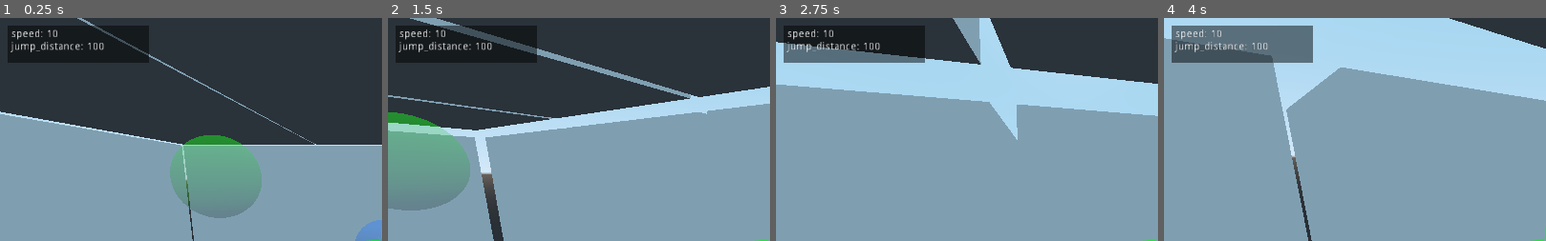
Above: before the commit, frames 1-4 (left to right).
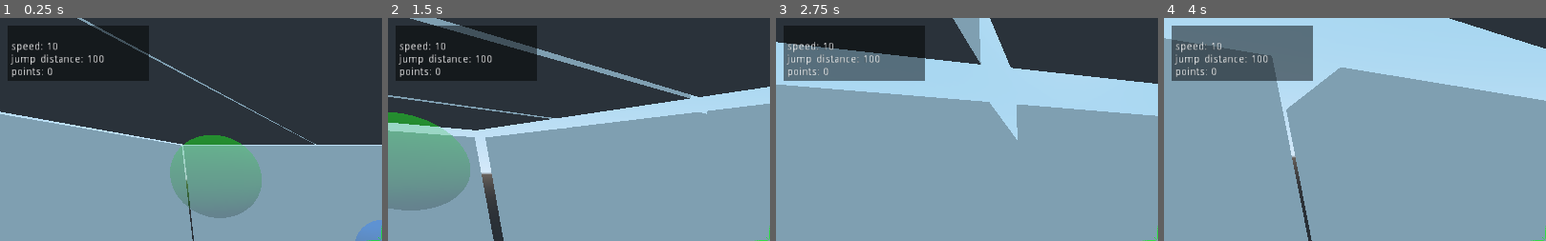
Above: after the commit, the same moments.

Repository: winston-yallow/leaps_and_bounds
Game: Godot game, scene res://levels/00_TestLevel.tscn
The game is run twice, just before and just after one commit, with the same random seed, the same clock (stepped at 60 frames per second) and the same inputs.
Inputs (mouse positions are % of the whole screen's width and height, from its top left):
- Up to frame 1 (0.25 s): no input
- Up to frame 2 (1.5 s): move the mouse to (55, 50) at 0.52 s; click (55, 50) at 0.77 s; move the mouse to (45, 50) at 1.27 s
- Up to frame 3 (2.75 s): click (45, 50) at 1.52 s; move the mouse to (52, 48) at 2.02 s
- Up to frame 4 (4 s): move the mouse to (49, 52) at 2.77 s; click (49, 52) at 3.02 s; move the mouse to (57, 51) at 3.52 s; click (57, 51) at 3.77 s
The pictures show only the part of the screen within x 0-50%, y 0-50%; the shares and areas given below are measured in that part.

The runs differ from the first frame. In frame 1, 3.9% of the frame differs, in the area x 2-39%, y 5-29%; in frame 2, 3.9%; in frame 3, 3.9%; in frame 4, 3.8%.

Commit message:
Display points in stats label

Diff:
--- a/game/player/Player.gd
+++ b/game/player/Player.gd
@@ -23,6 +23,12 @@
 )
 var jump_speed: float
 
+var stats_template := """
+speed: {speed}
+jump_distance: {ray_length}
+points: {points}
+"""
+
 onready var cam_pivot := $CameraPivot
 onready var cam: Camera = $CameraPivot/ClippedCamera
 
@@ -36,9 +42,10 @@
     detector.connect("area_entered", self, "on_detection")
 
 func update_stats_label() -> void:
-    stats.text = 'speed: {speed}\njump_distance: {ray_length}'.format({
+    stats.text = stats_template.format({
         'speed': speed,
-        'ray_length': ray_length
+        'ray_length': ray_length,
+        'points': points
     })
 
 func on_detection(other: Node) -> void:
--- a/game/player/Player.tscn
+++ b/game/player/Player.tscn
@@ -60,7 +60,7 @@
 margin_left = 10.0
 margin_top = 10.0
 margin_right = 200.0
-margin_bottom = 60.0
+margin_bottom = 85.0
 color = Color( 0, 0, 0, 0.486275 )
 __meta__ = {
 "_edit_use_anchors_": false
@@ -73,3 +73,7 @@
 margin_top = 5.0
 margin_right = -5.0
 margin_bottom = -5.0
+text = "speed
+distance
+points
+time"
